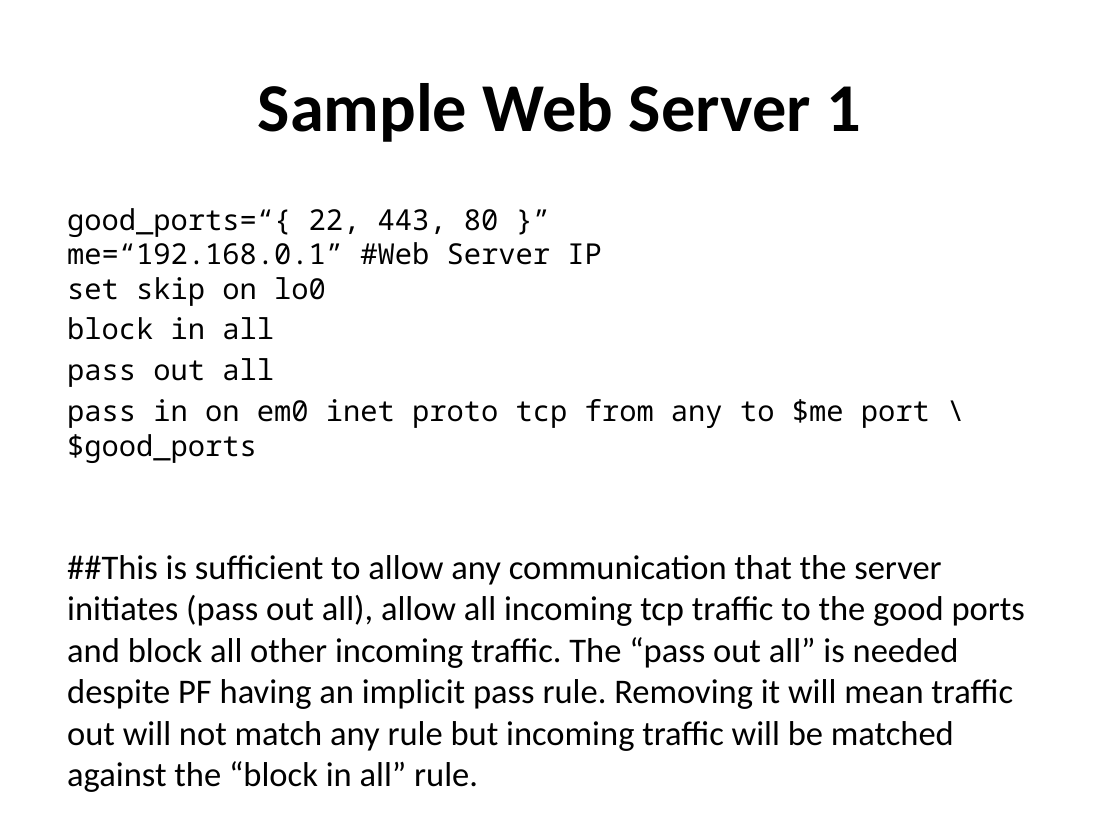
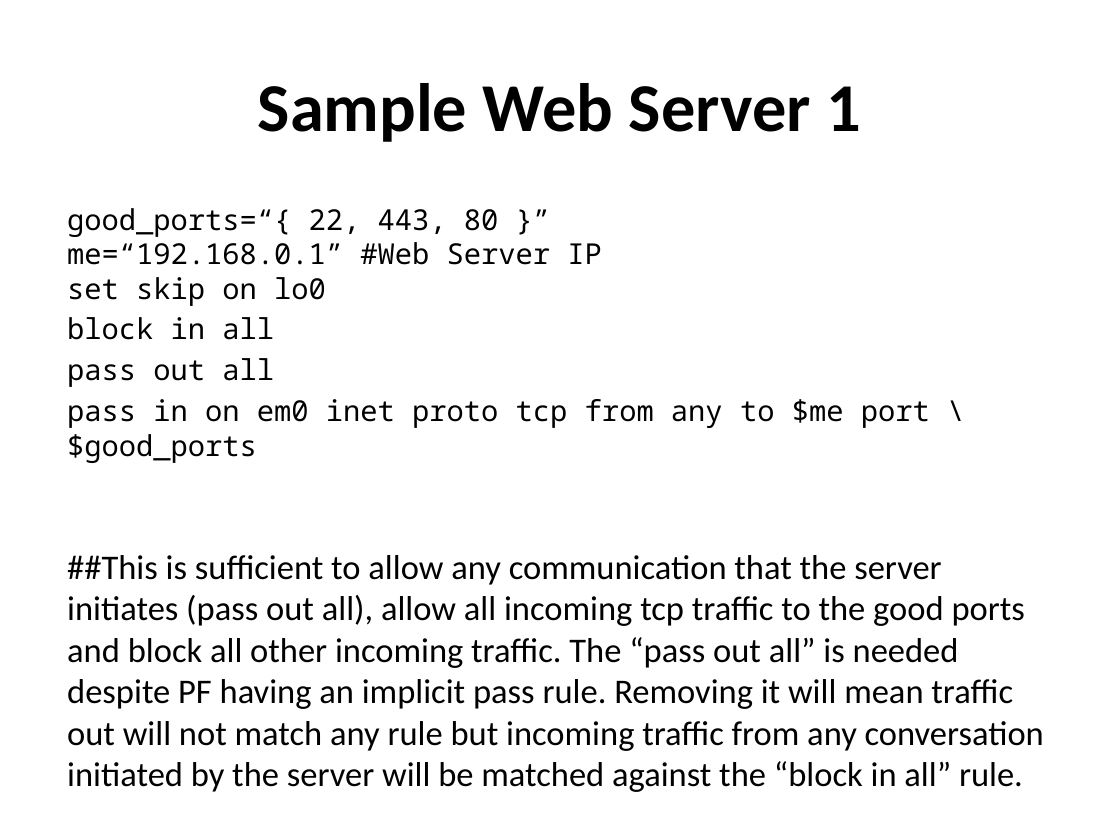
Before and after one commit to afnog/sse, a slide deck: slide 26 of firewalls/Firewalling in FreeBSD-v1.pptx. Drawn at 1120x840 pixels with LibreOffice and Linux fonts; fonts in the diff are those of the drawing. Boxes give left, top, right and bottom in pixels: in the first picture for what was removed or moved away, otherwise in the second. Text is boxed around its words. In the diff, an @@ line names an element or a change of style, - is before the commit and + after.

```diff
--- a/firewalls/Firewalling in FreeBSD-v1.pptx
+++ b/firewalls/Firewalling in FreeBSD-v1.pptx
@@ text at <box>67,399,1044,792</box>: text changed @@
-pass in on em0 inet proto tcp from any to $me port \$good_ports
-##This is sufficient to allow any communication that the server initiates (pass out all), allow all incoming tcp traffic to the good ports and block all other incoming traffic. The “pass out all” is needed despite PF having an implicit pass rule. Removing it will mean traffic out will not match any rule but incoming traffic will be matched against the “block in all” rule.
+pass in on em0 inet proto tcp from any to $me port \$good_ports
+##This is sufficient to allow any communication that the server initiates (pass out all), allow all incoming tcp traffic to the good ports and block all other incoming traffic. The “pass out all” is needed despite PF having an implicit pass rule. Removing it will mean traffic out will not match any rule but incoming traffic from any conversation initiated by the server will be matched against the “block in all” rule.
```
Also in this commit, not shown: 2 other slides changed.
